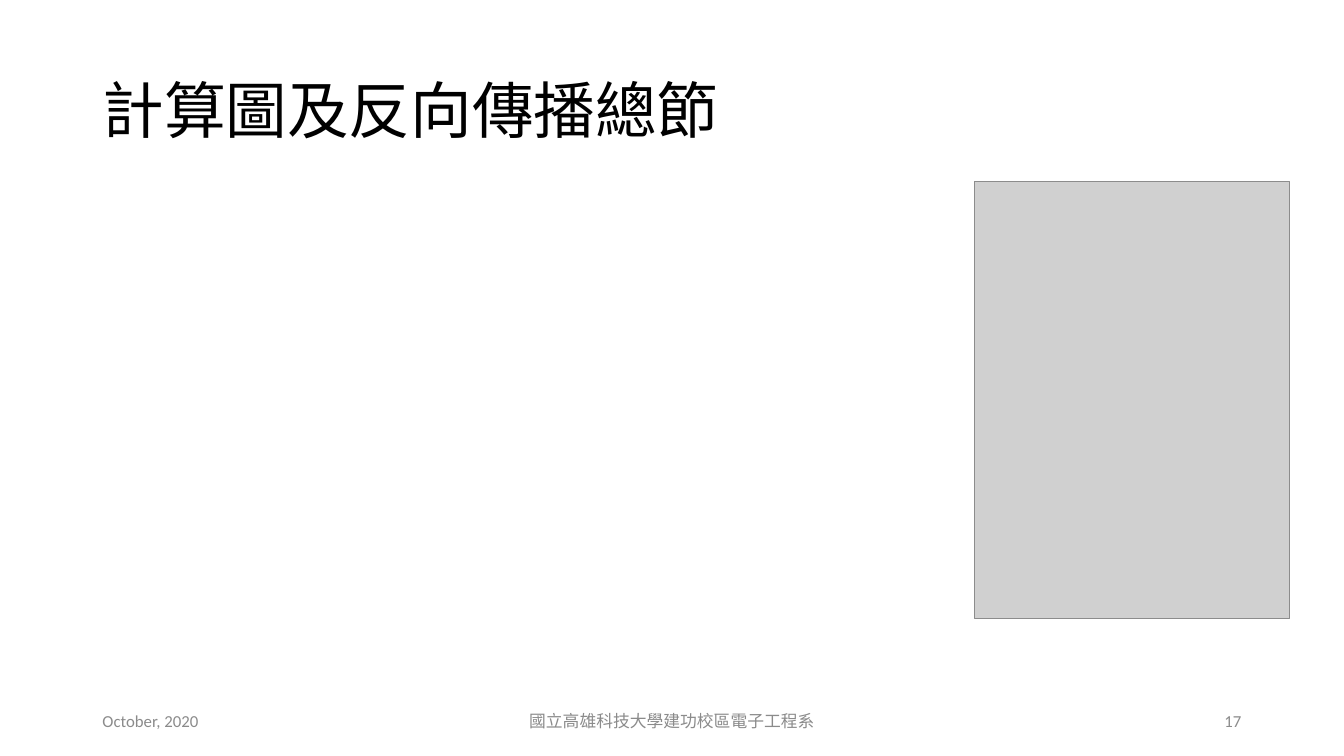
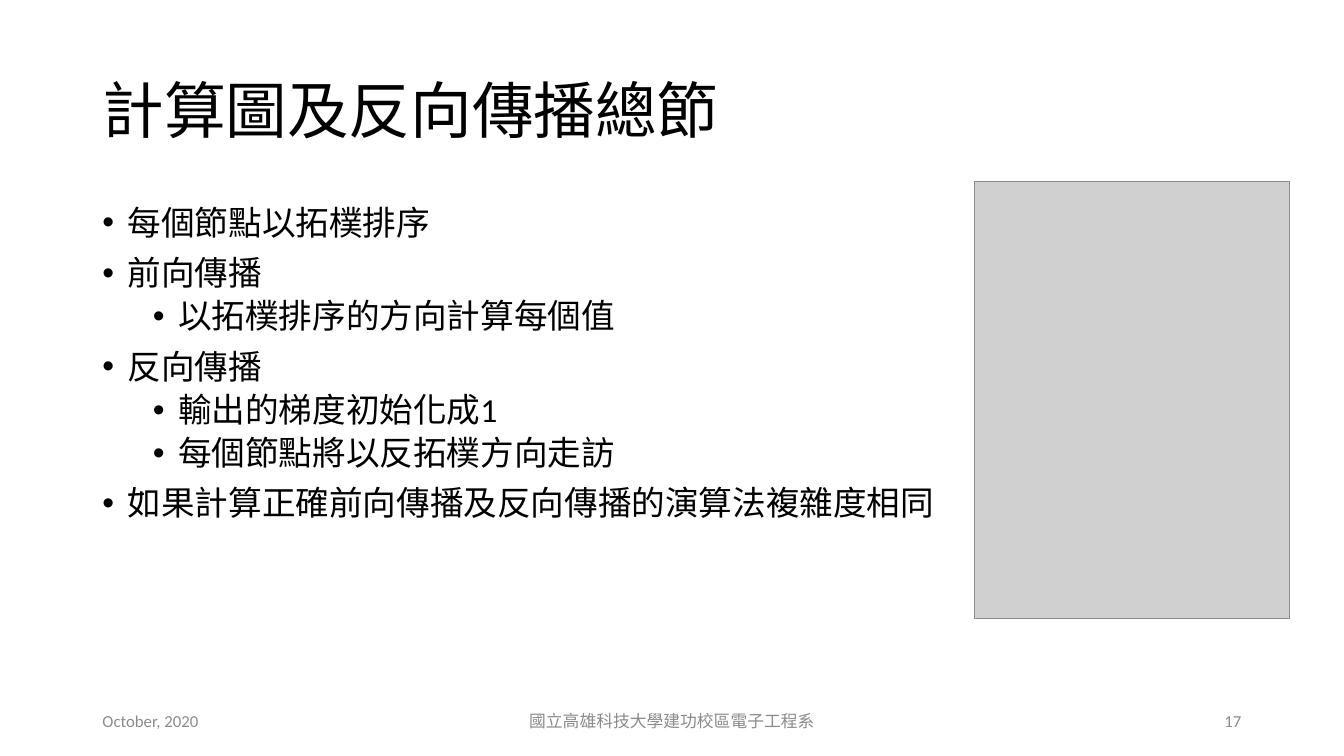
Before and after one commit to chiayisu/Natural-Language-Processing, a slide deck: slide 17 of Slides/PPT/Lecture2.pptx. Drawn at 1344x756 pixels with LibreOffice and Linux fonts; fonts in the diff are those of the drawing; grey boxes stand for pictures. Boxes give left, top, right and bottom in pixels: in the first picture for what was removed or moved away, otherwise in the second. Text is boxed around its words. In the diff, an @@ line names an element or a change of style, - is before the commit and + after.

Commit message:
Update Lecture 2 Slide

```diff
--- a/Slides/PPT/Lecture2.pptx
+++ b/Slides/PPT/Lecture2.pptx
@@ text added at [128, 206, 934, 518], 24 pt, text #000000 @@
+• 每個節點以拓樸排序
+• 前向傳播
+  • 以拓樸排序的方向計算每個值
+• 反向傳播
+  • 輸出的梯度初始化成1
+  • 每個節點將以反拓樸方向走訪
+• 如果計算正確前向傳播及反向傳播的演算法複雜度相同
```
Also in this commit, not shown: 2 other slides changed, 1 other file.
